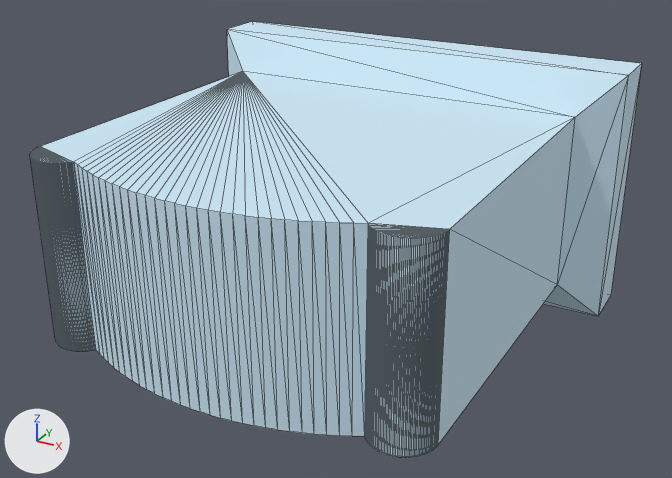
Before and after pictures for a commit that changed the FBX model Unity Project/Giroux-CAP6117-SANC - crown/Assets/Models/LOD Headstones/PA-462-F.fbx.
Before and after are seen from a 50 mm camera at (0.561, -1.31, 0.47) aimed at (0.014, -0.315, -0.028). The lights are fixed; the arrows at lower left show +X, +Y and +Z. The picture after the commit comes second. Mesh edges are drawn as thin lines. Objects named as collision shapes, trigger or cutter boxes, shadow casters or lower levels of detail are left out. Where no turn or scale is listed for an object, it has been applied to the vertices.

In view in the first picture: 'PA-462-F_LOD0'.
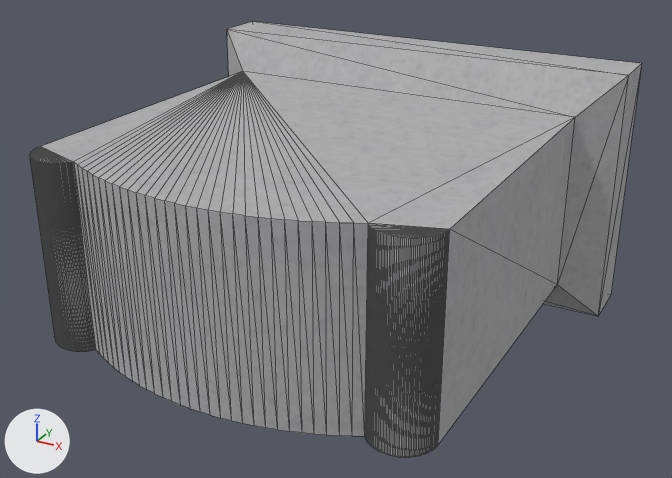
What differs and where, as boxes [x1, y1, x2, y2] in the pictures (672 x 478 px):
'PA-462-F_LOD0', recoloured (blue to grey): [30, 21, 642, 457] in both

Edits to the bpy script that builds the scene:
```text
Add img_b_462_f_png:
    img_b_462_f_png = load_image('B-462-F.png', '../../Materials/LOD Headstone Mats/B-462-F.png', 1024, 1024, 'sRGB')
Add mat_0_615686_0_811765_0_929412_0_000000_0_124:
    mat_0_615686_0_811765_0_929412_0_000000_0_124 = principled_material('0.615686_0.811765_0.929412_0.000000_0.124')
    mat_0_615686_0_811765_0_929412_0_000000_0_124.texture = img_b_462_f_png
    mat_0_615686_0_811765_0_929412_0_000000_0_124.roughness = 0.859
Change me_mesh1:
    where me_mesh1.from_pydata(...)  # 304 vertices, 604 faces; spans x -0.317..0.317, y -0.616..0.0, z -0.178..0.178
    remove me_mesh1.materials.append(mat_0_615686_0_811765_0_929412_0_000000_0_000000)  # blue #cee9f7
    add me_mesh1.materials.append(mat_0_615686_0_811765_0_929412_0_000000_0_124)  # picture img_b_462_f_png
```
